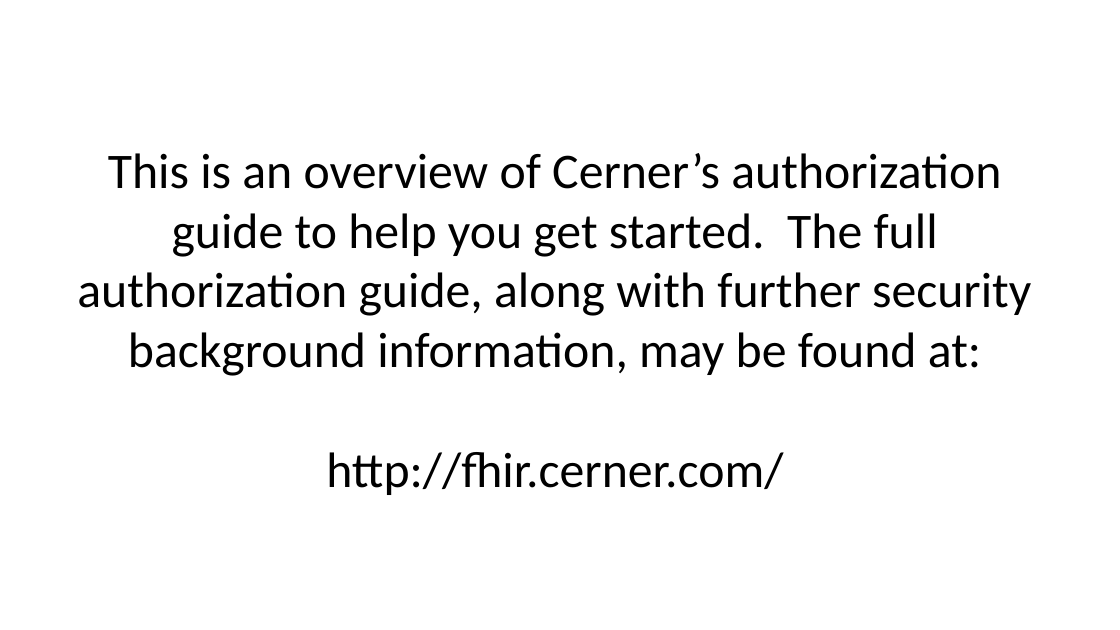
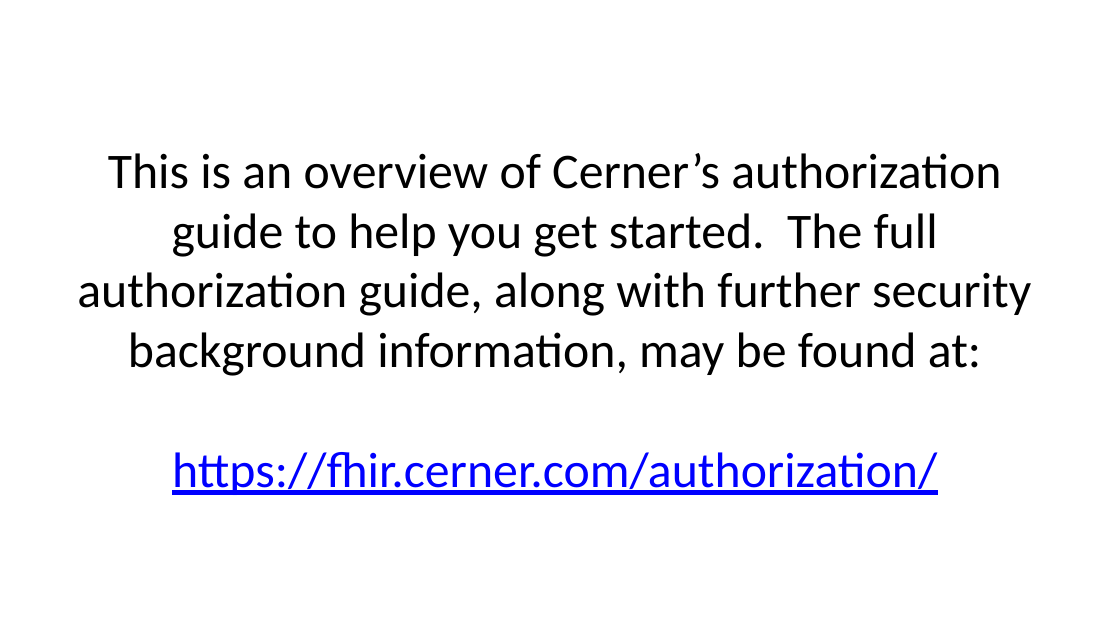
Before and after one commit to BH018364/SMART-on-FHIR-Training, a slide deck: slide 2 of smart-authorization-presentation.pptx. Drawn at 1120x630 pixels with LibreOffice and Linux fonts; fonts in the diff are those of the drawing. Boxes give left, top, right and bottom in pixels: in the first picture for what was removed or moved away, otherwise in the second. Text is boxed around its words. In the diff, an @@ line names an element or a change of style, - is before the commit and + after.

```diff
--- a/smart-authorization-presentation.pptx
+++ b/smart-authorization-presentation.pptx
@@ text at [172, 452, 937, 495]: text changed; text colour #000000 to #0000FF @@
-http://fhir.cerner.com/
+https://fhir.cerner.com/authorization/
```
Also in this commit, not shown: 1 other slide changed, 2 other files.
